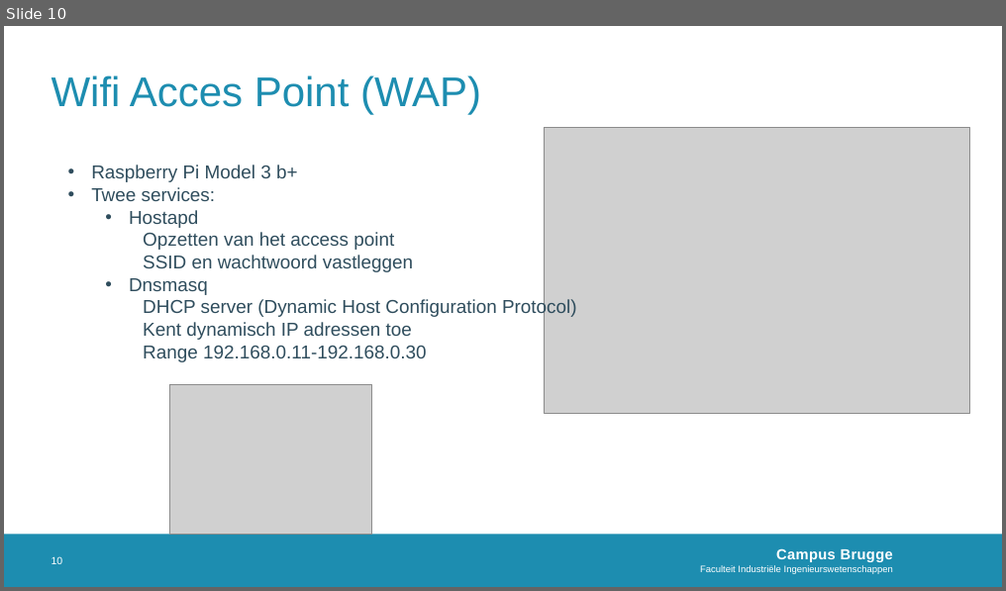
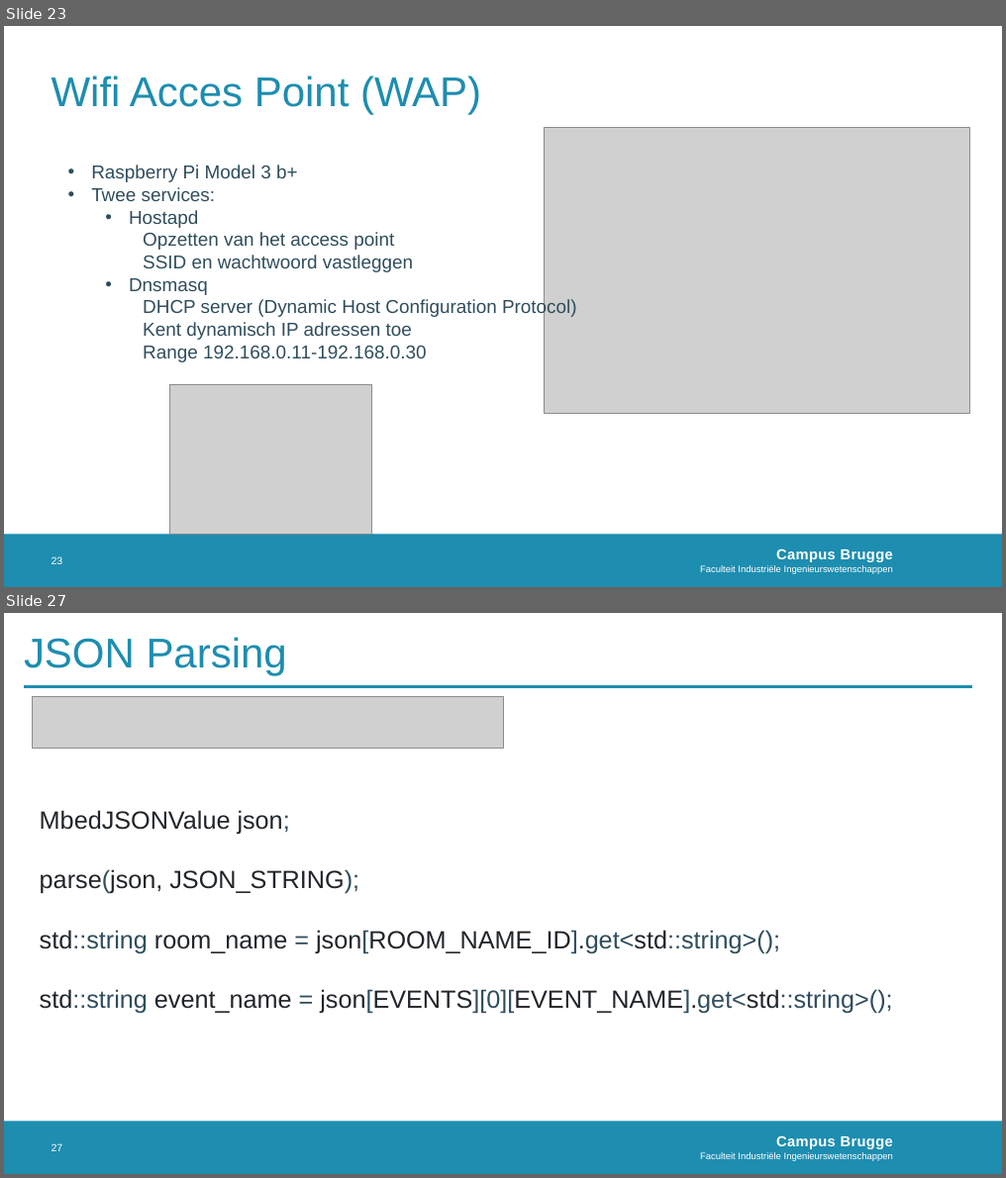
Before and after one commit to MichelDequick/E-ink-Room-Reservation-Display, a slide deck: Documentation/Presentatie.pptx. Shown one above the other, each under a label of ours: slide 10 before the commit, slides 23 and 27 after it; the slides between them are not shown. The pictures are 1006x591 and 1006x1178 pixels, drawn with LibreOffice and Linux fonts; fonts in the diff are those of the drawing; grey boxes stand for pictures; background and template pictures are left out. Boxes give left, top, right and bottom in pixels: in the first picture for what was removed or moved away, otherwise in the second. Text is boxed around its words. In the diff, an @@ line names an element or a change of style, - is before the commit and + after.

```diff
--- a/Documentation/Presentatie.pptx
+++ b/Documentation/Presentatie.pptx
@@ slide 27 added at box(4, 613, 1002, 1174), background #FFFFFF; not listed: 2 template elements that a slide beside it also shows @@
@@ title added at box(24, 637, 287, 675), 40 pt, text #1D8DB0 @@
+JSON Parsing
@@ line added from (24, 687) to (973, 687), #1D8DB0 2.5 pt @@
@@ picture added at box(33, 697, 503, 749) @@
@@ text added at box(40, 810, 892, 1014), 24 pt, text #212529 @@
+MbedJSONValue json;
+parse(json, JSON_STRING);
+std::string room_name = json[ROOM_NAME_ID].get<std::string>();
+std::string event_name = json[EVENTS][0][EVENT_NAME].get<std::string>();
@@ page number added at box(52, 1144, 63, 1152), 10 pt, text #FFFFFF @@
+27
@@ what was slide 10 is now slide 23 @@
@@ page number at box(52, 557, 63, 565): text changed @@
-10
+23
```
Also in this commit, not shown: 8 slides changed, 12 other slides added, 1 other file.
